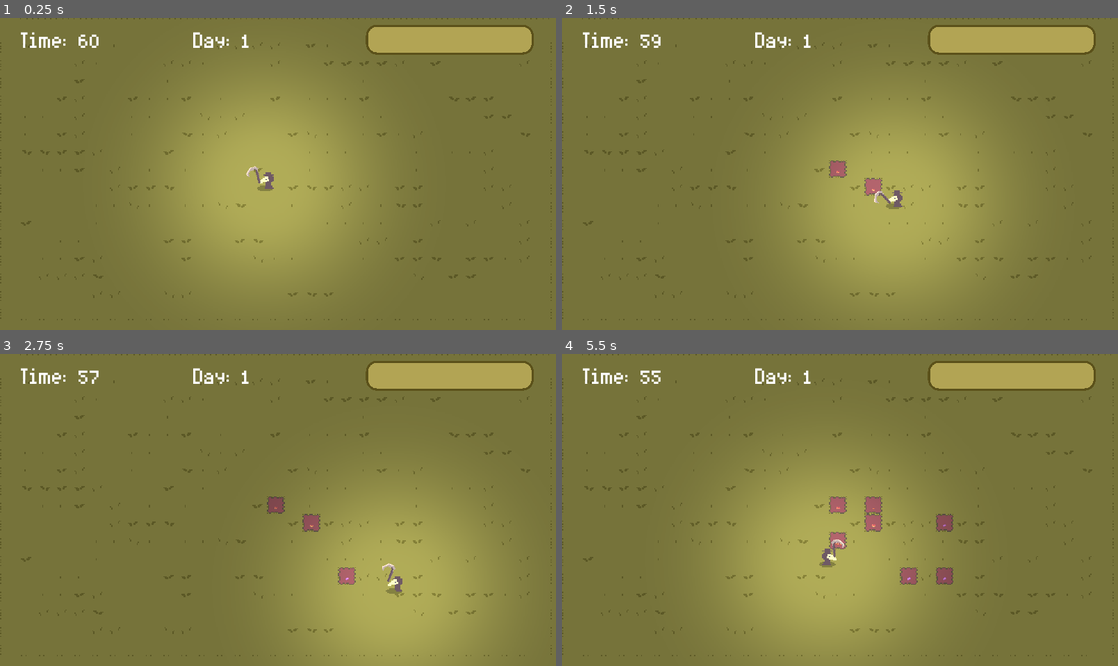
Above: before the commit, frames 1-4 (two rows, left to right).
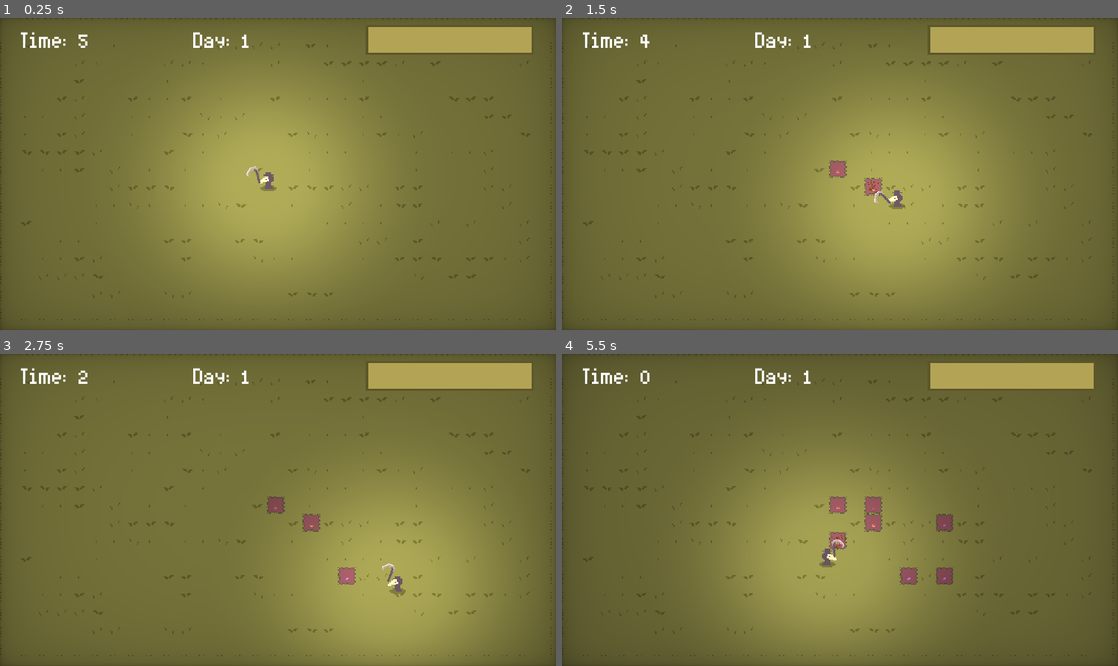
Above: after the commit, the same moments.

Repository: AJ08Coder/LudumDare52
Game: Godot game, scene res://Enviroment/World.tscn
Same seed, same stepped clock (60 frames per second), same inputs: the game is played once before the commit and once after it.
Inputs (mouse positions are in pixels of both pictures, inside the frame that each line leads up to):
- Up to frame 1 (0.25 s): no input
- Up to frame 2 (1.5 s): tap Enter at 0.5 s; move the mouse to (667, 39) at 0.52 s; press the mouse at (667, 39) at 0.53 s; hold D (move_right) 0.53-1.28 s; tap E (plant) at 0.8, 1.35 s; move the mouse to (728, 189) at 1.27 s; release the mouse at (728, 189) at 1.28 s; hold S (move_down) from 1.28 s (still down)
- Up to frame 3 (2.75 s): click (166, 525) at 1.55 s; move the mouse to (333, 441) at 2.02 s; release S (move_down) at 2.03 s; press the mouse at (333, 441) at 2.03 s; hold D (move_right) from 2.03 s (still down); tap E (plant) at 2.3 s
- Up to frame 4 (5.5 s): move the mouse to (812, 572) at 2.77 s; release D (move_right) at 2.78 s; release the mouse at (812, 572) at 2.78 s; hold W (move_up) 2.78-3.53 s; tap E (plant) at 2.85, 3.8, 4.35, 5.3 s; click (812, 572) at 3.05 s; move the mouse to (1006, 556) at 3.52 s; press the mouse at (1006, 556) at 3.53 s; hold A (move_left) 3.53-5.03 s; move the mouse to (673, 463) at 4.27 s; release the mouse at (673, 463) at 4.28 s; click (673, 463) at 4.55 s; move the mouse to (867, 510) at 5.02 s; press the mouse at (867, 510) at 5.03 s; hold S (move_down) from 5.03 s (still down)

The runs differ from the first frame. In frame 1, 3.4% of the frame differs, in the area x 0-100%, y 0-100%; in frame 2, 3.4%; in frame 3, 3.8%; in frame 4, 12%.

Commit message:
Skeleton Enemy

Diff:
--- a/Characters/Enemy/Anims/EnemySlashZombie.tres
+++ b/Characters/Enemy/Anims/EnemySlashZombie.tres
@@ -3,6 +3,7 @@
 [resource]
 resource_name = "ZombieSlash"
 length = 0.8
+loop = true
 tracks/0/type = "value"
 tracks/0/path = NodePath("HitBox/CollisionShape2D:disabled")
 tracks/0/interp = 1
--- /dev/null
+++ b/Characters/Enemy/Arrow.gd
@@ -0,0 +1,20 @@
+extends KinematicBody2D
+
+var target
+
+var veloctiy = Vector2(0,1)
+
+var SPEED = 130
+
+func _ready() -> void:
+	veloctiy = target - position
+	$Sprite.rotation = veloctiy.angle()
+func _process(delta: float) -> void:
+	move_and_slide(veloctiy.normalized() * SPEED) #no steering
+
+
+
+
+
+func _on_VisibilityNotifier2D_screen_exited() -> void:
+	queue_free()
--- /dev/null
+++ b/Characters/Enemy/Arrow.tscn
@@ -0,0 +1,29 @@
+[gd_scene load_steps=5 format=2]
+
+[ext_resource path="res://Characters/Enemy/Arrow.gd" type="Script" id=1]
+[ext_resource path="res://Art/arrow.png" type="Texture" id=2]
+[ext_resource path="res://Characters/Hitbox.gd" type="Script" id=3]
+
+[sub_resource type="RectangleShape2D" id=1]
+extents = Vector2( 2.5, 1.5 )
+
+[node name="Arrow" type="KinematicBody2D"]
+script = ExtResource( 1 )
+
+[node name="Sprite" type="Sprite" parent="."]
+texture = ExtResource( 2 )
+
+[node name="HitBox" type="Area2D" parent="."]
+collision_layer = 0
+collision_mask = 16
+script = ExtResource( 3 )
+
+[node name="CollisionShape2D" type="CollisionShape2D" parent="HitBox"]
+position = Vector2( -0.5, 0.5 )
+shape = SubResource( 1 )
+
+[node name="VisibilityNotifier2D" type="VisibilityNotifier2D" parent="."]
+position = Vector2( -0.5, 0.5 )
+scale = Vector2( 0.35, 0.25 )
+
+[connection signal="screen_exited" from="VisibilityNotifier2D" to="." method="_on_VisibilityNotifier2D_screen_exited"]
--- a/Characters/Enemy/Enemy.gd
+++ b/Characters/Enemy/Enemy.gd
@@ -76,7 +76,9 @@
 	buff_animation_player.play("RESET")
 
 
-
+func show_health_bar():
+	health_bar.visible = true
+	health_bar_timer.start()
 
 func _physics_process(delta):
 	match state:
@@ -86,17 +88,7 @@
 				play_anim(moving_anim)
 			else:
 				state = FOLLOWCROP
-		FOLLOW: # follows the player
-			if state != FOLLOWCROP:
-				move(player.global_position, delta)
-				play_anim(moving_anim)
-			else:
-				state = FOLLOWCROP
-		ATTACK:# attacks player with weapon
-			var hit_anims = [slash_anim]
-			var rand_anim  = choose(hit_anims)
-			move(player.global_position, delta)
-			play_anim(rand_anim)
+
 		STUNNED: # freezes when hit
 			velocity = Vector2.ZERO # Stops movement
 			if stunned_timer.time_left == stunned_timer.wait_time: # Freezes for wait_time
@@ -108,8 +100,7 @@
 				queue_free()
 
 			# GET HIT
-			health_bar.visible = true
-			health_bar_timer.start()
+			show_health_bar()
 			play_anim(hurt_anim)
 
 			state = STUNNED
--- a/Characters/Enemy/Skeleton.gd
+++ b/Characters/Enemy/Skeleton.gd
@@ -1 +1,59 @@
 extends "res://Characters/Enemy/Enemy.gd"
+onready var hand: Node2D = $Hand
+
+var arrow = preload("res://Characters/Enemy/Arrow.tscn")
+
+func _process(delta: float) -> void:
+	hand.look_at(player.global_position)
+
+func _physics_process(delta: float) -> void:
+	match state:
+		FOLLOW: # follows the player
+			if state != FOLLOWCROP:
+				randomize_circle_pos()
+				move(get_circle_position(randomno), delta)
+				play_anim(moving_anim)
+			else:
+				state = FOLLOWCROP
+		ATTACK:# attacks player with weapon
+			if state != FOLLOWCROP:
+				randomize_circle_pos()
+				move(get_circle_position(randomno), delta)
+				play_anim(moving_anim)
+			else:
+				state = FOLLOWCROP
+
+func give_buff(type: int):
+	has_buff = true
+	if not buff_timer.is_stopped():
+		cleanse_buffs()
+	buff_timer.start()
+
+	match type:
+		Global.crop_types.DAMAGE:
+
+			buff_animation_player.play("Strength")
+		Global.crop_types.SPEED:
+			SPEED *= 2
+			buff_animation_player.play("Speed")
+		Global.crop_types.HEALTH:
+			if not health >= 100:
+				show_health_bar()
+				health += 10
+
+		Global.crop_types.TELEPORT:
+			self.global_position = Global.get_tele_pos()
+
+
+func _on_SwitchPos_timeout() -> void:
+	randomize_circle_pos()
+
+func _shoot(target):
+	var instance = arrow.instance()
+	instance.global_position = global_position
+	instance.target = target
+	get_parent().add_child(instance)
+
+func _on_ShootTimer_timeout() -> void:
+	$BowAnim.play("Shoot")
+	_shoot(player.global_position)
--- a/Characters/Enemy/Skeleton.tscn
+++ b/Characters/Enemy/Skeleton.tscn
@@ -1,8 +1,159 @@
-[gd_scene load_steps=2 format=2]
+[gd_scene load_steps=12 format=2]
 
 [ext_resource path="res://Characters/Enemy/Enemy.tscn" type="PackedScene" id=1]
+[ext_resource path="res://Art/skeleton.png" type="Texture" id=2]
+[ext_resource path="res://Art/bow.png" type="Texture" id=3]
+[ext_resource path="res://Characters/Enemy/Skeleton.gd" type="Script" id=4]
+
+[sub_resource type="Animation" id=1]
+length = 0.001
+tracks/0/type = "value"
+tracks/0/path = NodePath("Sprite:frame")
+tracks/0/interp = 1
+tracks/0/loop_wrap = true
+tracks/0/imported = false
+tracks/0/enabled = true
+tracks/0/keys = {
+"times": PoolRealArray( 0 ),
+"transitions": PoolRealArray( 1 ),
+"update": 0,
+"values": [ 5 ]
+}
+
+[sub_resource type="Animation" id=2]
+resource_name = "SkeletonHurt"
+length = 0.3
+tracks/0/type = "value"
+tracks/0/path = NodePath("Sprite:frame")
+tracks/0/interp = 1
+tracks/0/loop_wrap = true
+tracks/0/imported = false
+tracks/0/enabled = true
+tracks/0/keys = {
+"times": PoolRealArray( 0, 0.1, 0.2, 0.3 ),
+"transitions": PoolRealArray( 1, 1, 1, 1 ),
+"update": 1,
+"values": [ 4, 5, 6, 7 ]
+}
+
+[sub_resource type="Animation" id=4]
+resource_name = "SkeletonIdle"
+tracks/0/type = "value"
+tracks/0/path = NodePath("Sprite:frame")
+tracks/0/interp = 1
+tracks/0/loop_wrap = true
+tracks/0/imported = false
+tracks/0/enabled = true
+tracks/0/keys = {
+"times": PoolRealArray( 0 ),
+"transitions": PoolRealArray( 1 ),
+"update": 1,
+"values": [ 7 ]
+}
+
+[sub_resource type="Animation" id=3]
+resource_name = "SkeletonMoving"
+length = 0.4
+loop = true
+tracks/0/type = "value"
+tracks/0/path = NodePath("Sprite:frame")
+tracks/0/interp = 1
+tracks/0/loop_wrap = true
+tracks/0/imported = false
+tracks/0/enabled = true
+tracks/0/keys = {
+"times": PoolRealArray( 0, 0.1, 0.2, 0.3 ),
+"transitions": PoolRealArray( 1, 1, 1, 1 ),
+"update": 1,
+"values": [ 0, 1, 2, 3 ]
+}
+
+[sub_resource type="Animation" id=5]
+resource_name = "Idle"
+tracks/0/type = "value"
+tracks/0/path = NodePath("Hand/Bow:frame")
+tracks/0/interp = 1
+tracks/0/loop_wrap = true
+tracks/0/imported = false
+tracks/0/enabled = true
+tracks/0/keys = {
+"times": PoolRealArray( 0 ),
+"transitions": PoolRealArray( 1 ),
+"update": 1,
+"values": [ 3 ]
+}
+
+[sub_resource type="Animation" id=6]
+length = 0.001
+tracks/0/type = "value"
+tracks/0/path = NodePath("Hand/Bow:frame")
+tracks/0/interp = 1
+tracks/0/loop_wrap = true
+tracks/0/imported = false
+tracks/0/enabled = true
+tracks/0/keys = {
+"times": PoolRealArray( 0 ),
+"transitions": PoolRealArray( 1 ),
+"update": 0,
+"values": [ 1 ]
+}
+
+[sub_resource type="Animation" id=7]
+resource_name = "Shoot"
+length = 0.4
+tracks/0/type = "value"
+tracks/0/path = NodePath("Hand/Bow:frame")
+tracks/0/interp = 1
+tracks/0/loop_wrap = true
+tracks/0/imported = false
+tracks/0/enabled = true
+tracks/0/keys = {
+"times": PoolRealArray( 0, 0.1, 0.2, 0.3 ),
+"transitions": PoolRealArray( 1, 1, 1, 1 ),
+"update": 1,
+"values": [ 0, 1, 2, 3 ]
+}
 
 [node name="Skeleton" groups=["Skeleton"] instance=ExtResource( 1 )]
+script = ExtResource( 4 )
+radius = 90
+moving_anim = "SkeletonMoving"
+idle_anim = "SkeletonIdle"
+slash_anim = ""
+hurt_anim = "SkeletonHurt"
 
 [node name="Sprite" parent="." index="1"]
-modulate = Color( 0.921569, 1, 0, 1 )
+texture = ExtResource( 2 )
+vframes = 8
+frame = 5
+
+[node name="AnimationPlayer" parent="." index="2"]
+anims/RESET = SubResource( 1 )
+anims/SkeletonHurt = SubResource( 2 )
+anims/SkeletonIdle = SubResource( 4 )
+anims/SkeletonMoving = SubResource( 3 )
+
+[node name="Hand" type="Node2D" parent="." index="11"]
+
+[node name="Bow" type="Sprite" parent="Hand" index="0"]
+position = Vector2( 8, 0 )
+texture = ExtResource( 3 )
+flip_h = true
+vframes = 4
+frame = 1
+
+[node name="BowAnim" type="AnimationPlayer" parent="." index="12"]
+anims/Idle = SubResource( 5 )
+anims/RESET = SubResource( 6 )
+anims/Shoot = SubResource( 7 )
+
+[node name="SwitchPos" type="Timer" parent="." index="13"]
+wait_time = 5.0
+autostart = true
+
+[node name="ShootTimer" type="Timer" parent="." index="14"]
+wait_time = 3.0
+autostart = true
+
+[connection signal="timeout" from="SwitchPos" to="." method="_on_SwitchPos_timeout"]
+[connection signal="timeout" from="ShootTimer" to="." method="_on_ShootTimer_timeout"]
--- a/Characters/Enemy/Zombie.gd
+++ b/Characters/Enemy/Zombie.gd
@@ -1,5 +1,19 @@
 extends "res://Characters/Enemy/Enemy.gd"
 onready var hit_box: Area2D = $HitBox
+
+func _physics_process(delta: float) -> void:
+	match state:
+		FOLLOW: # follows the player
+			if state != FOLLOWCROP:
+				move(player.global_position, delta)
+				play_anim(moving_anim)
+			else:
+				state = FOLLOWCROP
+		ATTACK:# attacks player with weapon
+			var hit_anims = [slash_anim]
+			var rand_anim  = choose(hit_anims)
+			move(player.global_position, delta)
+			play_anim(rand_anim)
 
 func _process(delta):
 	$HitBox.look_at(player.global_position)
@@ -20,6 +34,6 @@
 		Global.crop_types.HEALTH:
 			if not health >= 100:
 				health += 10
-
+				show_health_bar()
 		Global.crop_types.TELEPORT:
 			self.global_position = Global.get_tele_pos()
--- a/Characters/Player/Player.gd
+++ b/Characters/Player/Player.gd
@@ -20,13 +20,26 @@
 onready var hit_box: Area2D = $Hand/MeeleWeapon/HitBox
 onready var buff_timer: Timer = $BuffTimer
 onready var buff_animation_player: AnimationPlayer = $BuffAnimationPlayer
+onready var hurt: AnimationPlayer = $Hurt
+
+onready var particle = preload("res://Enviroment/ExpolsiveParticle.tscn")
 
 signal health_changed
 
 var crop_loc = []
 
+func instance_and_play_particle_at(loc, color):
+	var instance = particle.instance()
+	instance.global_position = loc
+	instance.modulate = color
+	get_parent().add_child(instance)
+	instance.emitting = true
+	if not instance.is_emitting():
+		instance.queue_free()
+
 func take_damage(amount):
 	health -= amount
+	hurt.play("Hurt")
 	emit_signal("health_changed", health)
 
 
@@ -48,8 +61,9 @@
 			emit_signal("health_changed", health)
 
 		Global.crop_types.TELEPORT:
+			instance_and_play_particle_at(global_position,Color(0.576471, 0.223529, 1))
 			self.global_position = Global.get_tele_pos()
-
+			instance_and_play_particle_at(global_position,Color(0.576471, 0.223529, 1))
 
 
 
@@ -93,6 +107,7 @@
 
 	if Input.is_action_pressed("plant") and plant_cooldown.is_stopped():
 		plant_seed()
+
 		plant_cooldown.start()
 
 func plant_seed():
@@ -113,6 +128,7 @@
 	# crop params go here later
 	crop_inst.global_position = spot
 	get_parent().get_node("Crops").add_child(crop_inst)
+	instance_and_play_particle_at(spot,Color(0.713726, 0.407843, 0.117647))
 
 
 func _input(event):
--- a/Characters/Player/Player.tscn
+++ b/Characters/Player/Player.tscn
@@ -283,7 +283,38 @@
 "values": [ Color( 1, 1, 1, 1 ), Color( 1, 0.560784, 0.176471, 1 ), Color( 1, 1, 1, 1 ) ]
 }
 
-[node name="Player" type="KinematicBody2D"]
+[sub_resource type="Animation" id=15]
+resource_name = "Hurt"
+length = 0.3
+tracks/0/type = "value"
+tracks/0/path = NodePath(".:modulate")
+tracks/0/interp = 0
+tracks/0/loop_wrap = true
+tracks/0/imported = false
+tracks/0/enabled = true
+tracks/0/keys = {
+"times": PoolRealArray( 0, 0.1, 0.2, 0.3 ),
+"transitions": PoolRealArray( 1, 1, 1, 1 ),
+"update": 0,
+"values": [ Color( 1, 0, 0, 1 ), Color( 1, 1, 1, 1 ), Color( 1, 0, 0, 1 ), Color( 1, 1, 1, 1 ) ]
+}
+
+[sub_resource type="Animation" id=16]
+length = 0.001
+tracks/0/type = "value"
+tracks/0/path = NodePath(".:modulate")
+tracks/0/interp = 1
+tracks/0/loop_wrap = true
+tracks/0/imported = false
+tracks/0/enabled = true
+tracks/0/keys = {
+"times": PoolRealArray( 0 ),
+"transitions": PoolRealArray( 1 ),
+"update": 0,
+"values": [ Color( 1, 1, 1, 1 ) ]
+}
+
+[node name="Player" type="KinematicBody2D" groups=["Player"]]
 collision_mask = 4
 script = ExtResource( 2 )
 crop = ExtResource( 5 )
@@ -306,6 +337,13 @@
 texture = ExtResource( 1 )
 vframes = 4
 region_rect = Rect2( -38, 57, 0, 0 )
+
+[node name="Sprite2" type="Sprite" parent="Sprite"]
+modulate = Color( 1, 1, 1, 0.25098 )
+position = Vector2( -1.5, 3 )
+scale = Vector2( 0.9375, 1 )
+z_index = -1
+texture = ExtResource( 8 )
 
 [node name="AnimationPlayer" type="AnimationPlayer" parent="."]
 anims/RESET = SubResource( 1 )
@@ -393,17 +431,14 @@
 wait_time = 6.0
 one_shot = true
 
-[node name="Sprite2" type="Sprite" parent="."]
-modulate = Color( 1, 1, 1, 0.25098 )
-position = Vector2( -0.5, 3 )
-scale = Vector2( 0.9375, 1 )
-z_index = -1
-texture = ExtResource( 8 )
-
 [node name="BuffAnimationPlayer" type="AnimationPlayer" parent="."]
 anims/RESET = SubResource( 12 )
 anims/Speed = SubResource( 14 )
 anims/Strength = SubResource( 13 )
+
+[node name="Hurt" type="AnimationPlayer" parent="."]
+anims/Hurt = SubResource( 15 )
+anims/RESET = SubResource( 16 )
 
 [connection signal="animation_finished" from="Hand/MeeleWeapon/HitBox/AnimationPlayer" to="." method="_on_AnimationPlayer_animation_finished"]
 [connection signal="body_entered" from="Attract" to="." method="_on_Attract_body_entered"]
--- /dev/null
+++ b/Enviroment/ExpolsiveParticle.gd
@@ -0,0 +1,5 @@
+extends CPUParticles2D
+
+func _process(delta: float) -> void:
+	if not is_emitting():
+		queue_free()
--- /dev/null
+++ b/Enviroment/ExpolsiveParticle.tscn
@@ -0,0 +1,28 @@
+[gd_scene load_steps=4 format=2]
+
+[ext_resource path="res://Enviroment/ExpolsiveParticle.gd" type="Script" id=1]
+
+[sub_resource type="Curve" id=1]
+_data = [ Vector2( 0, 1 ), 0.0, 0.0710494, 0, 0, Vector2( 1, 0 ), -1.87339, 0.0, 0, 0 ]
+
+[sub_resource type="Gradient" id=2]
+colors = PoolColorArray( 0.41, 0.41, 0.41, 1, 0.53, 0.53, 0.53, 1 )
+
+[node name="CPUParticles2D" type="CPUParticles2D"]
+emitting = false
+amount = 30
+one_shot = true
+speed_scale = 2.0
+explosiveness = 1.0
+direction = Vector2( 0, 0 )
+spread = 180.0
+gravity = Vector2( 0, 0 )
+initial_velocity = 20.0
+initial_velocity_random = 1.0
+angular_velocity = 10.0
+angular_velocity_random = 1.0
+angle = 35.0
+angle_random = 1.0
+scale_amount_curve = SubResource( 1 )
+color_ramp = SubResource( 2 )
+script = ExtResource( 1 )
--- a/Enviroment/World.gd
+++ b/Enviroment/World.gd
@@ -6,16 +6,19 @@
 
 var day = 0
 
+var skeleton = preload("res://Characters/Enemy/Skeleton.tscn")
 var zombie = preload("res://Characters/Enemy/Zombie.tscn")
 onready var spawn_enemies = $GameLoop/SpawnEnemies
-var wave: Array = [3,10,20,0]
-			# amount of enemies, last is win
+var wave: Array = 		[5,10,16,30]
+			# amount of enemies
+var nightlength: Array = [15,30,50,60]
 export(NodePath) var player_path
 onready var player = get_node(player_path)
 onready var player_health_bar = $CanvasLayer/HBoxContainer/PlayerHealthBar
 onready var crops = $YSort/Crops
 onready var wavetext: RichTextLabel = $CanvasLayer/HBoxContainer/Wave
 
+var instance
 var enemiesspawned = 0
 
 func _ready() -> void:
@@ -31,7 +34,10 @@
 		var rng = RandomNumberGenerator.new()
 		rng.randomize()
 		$GameLoop/Path2D/PathFollow2D.unit_offset = rng.randf_range(0,1)
-		var instance = zombie.instance()
+		if enemiesspawned >= wave[day]/2:
+			instance = zombie.instance()
+		else:
+			instance = skeleton.instance()
 		instance.player = player
 		instance.crops = crops
 		instance.crop_path = crops.get_path()
@@ -39,13 +45,19 @@
 		$YSort/Enemies.add_child(instance)
 		enemiesspawned += 1
 
+
 func player_health_changed(currenthealth):
 	player_health_bar.value = currenthealth
 
 func _on_Cycle_turned_night_time():
 	spawn_enemies.start()
-
+	$Cycle/NightTime.wait_time = nightlength[day]
+	if day >= nightlength.size():
+		day = nightlength.size() -1
 
 func _on_Cycle_turned_day_time():
 	spawn_enemies.stop()
+	enemiesspawned = 0
 	day += 1
+	if day >= wave.size():
+		day = wave.size() -1
--- a/Enviroment/World.tscn
+++ b/Enviroment/World.tscn
@@ -300,6 +300,35 @@
 "values": [ 1 ]
 }
 
+[sub_resource type="Shader" id=8]
+code = "shader_type canvas_item;
+
+uniform float vignette_intensity = 0.4;
+uniform float vignette_opacity : hint_range(0.0, 1.0) = 0.5;
+uniform vec4 vignette_rgb : hint_color = vec4(0.0, 0.0, 0.0, 1.0);
+
+float vignette(vec2 uv){
+	uv *= 1.0 - uv.xy;
+	float vignette = uv.x * uv.y * 15.0;
+	return pow(vignette, vignette_intensity * vignette_opacity);
+}
+
+void fragment(){
+	vec4 color = texture(SCREEN_TEXTURE, SCREEN_UV);
+	vec4 text = texture(TEXTURE, UV);
+
+	text.rgba *= (vignette_rgb.rgba);
+	text.rgba *= (1.0 - vignette(UV));
+
+	COLOR = vec4((text.rgb)*color.rgb,text.a);
+}"
+
+[sub_resource type="ShaderMaterial" id=9]
+shader = SubResource( 8 )
+shader_param/vignette_intensity = 0.2
+shader_param/vignette_opacity = 0.282
+shader_param/vignette_rgb = Color( 0, 0, 0, 1 )
+
 [node name="World" type="Node2D"]
 script = ExtResource( 2 )
 player_path = NodePath("YSort/Player")
@@ -340,7 +369,7 @@
 
 [node name="YSort" type="YSort" parent="."]
 
-[node name="Player" parent="YSort" groups=["Player"] instance=ExtResource( 1 )]
+[node name="Player" parent="YSort" instance=ExtResource( 1 )]
 position = Vector2( 239, 146 )
 __meta__ = {
 "_edit_lock_": true
@@ -375,7 +404,7 @@
 anims/RESET = SubResource( 7 )
 
 [node name="DayTime" type="Timer" parent="Cycle"]
-wait_time = 60.0
+wait_time = 5.0
 one_shot = true
 autostart = true
 
@@ -384,6 +413,11 @@
 one_shot = true
 
 [node name="CanvasLayer" type="CanvasLayer" parent="."]
+
+[node name="ColorRect" type="ColorRect" parent="CanvasLayer"]
+material = SubResource( 9 )
+anchor_right = 1.0
+anchor_bottom = 1.0
 
 [node name="HBoxContainer" type="HBoxContainer" parent="CanvasLayer"]
 margin_top = 6.0
--- a/UI/theme.tres
+++ b/UI/theme.tres
@@ -3,16 +3,16 @@
 [ext_resource path="res://UI/Fonts/SinsGold.ttf" type="DynamicFontData" id=1]
 
 [sub_resource type="StyleBoxFlat" id=4]
-bg_color = Color( 0.54902, 0.670588, 0.631373, 1 )
+bg_color = Color( 0.368627, 0.341176, 0.172549, 1 )
 border_width_left = 2
 border_width_top = 2
 border_width_right = 2
 border_width_bottom = 2
-border_color = Color( 0.192157, 0.368627, 0.313726, 1 )
-corner_radius_top_left = 10
-corner_radius_top_right = 10
-corner_radius_bottom_right = 10
-corner_radius_bottom_left = 10
+border_color = Color( 0.360784, 0.321569, 0.105882, 1 )
+corner_radius_top_left = 5
+corner_radius_top_right = 5
+corner_radius_bottom_right = 5
+corner_radius_bottom_left = 5
 shadow_offset = Vector2( 0.5, 0.5 )
 anti_aliasing = false
 
@@ -22,11 +22,7 @@
 border_width_top = 2
 border_width_right = 2
 border_width_bottom = 2
-border_color = Color( 0.36, 0.32166, 0.1044, 1 )
-corner_radius_top_left = 10
-corner_radius_top_right = 10
-corner_radius_bottom_right = 10
-corner_radius_bottom_left = 10
+border_color = Color( 0.368627, 0.341176, 0.172549, 1 )
 shadow_offset = Vector2( 0.5, 0.5 )
 anti_aliasing = false
 
Binary file added: Art/arrow.png
Not shown, added: Art/arrow.png.import
Binary file added: Art/bow.png
Not shown, added: Art/bow.png.import
Not shown: 1 places in Characters/Player/Player.tscn that only renumber resources
Not shown: 1 places in Enviroment/World.tscn that only renumber resources
